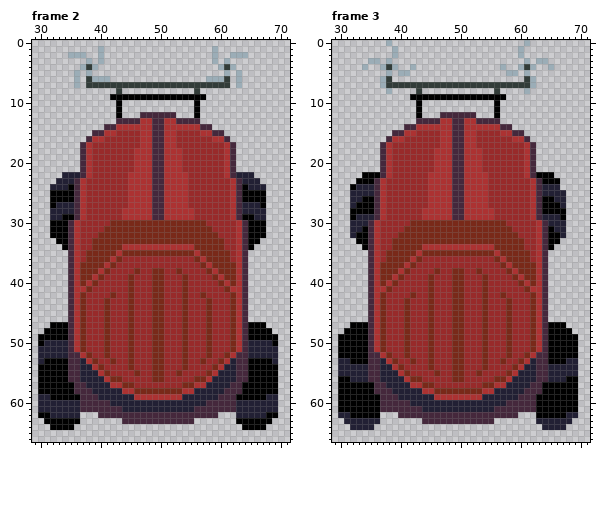
Animated GIF sprite: assets/wiki/tractor/move_up_harvesting.gif. The picture above was drawn from the file before the commit.
The file is 288x243 pixels, drawn in blocks of 3x3; one block is one cell here. Shown: frame 2: x 29..71, y 0..66; frame 3: x 29..71, y 0..66.
And afterwards:
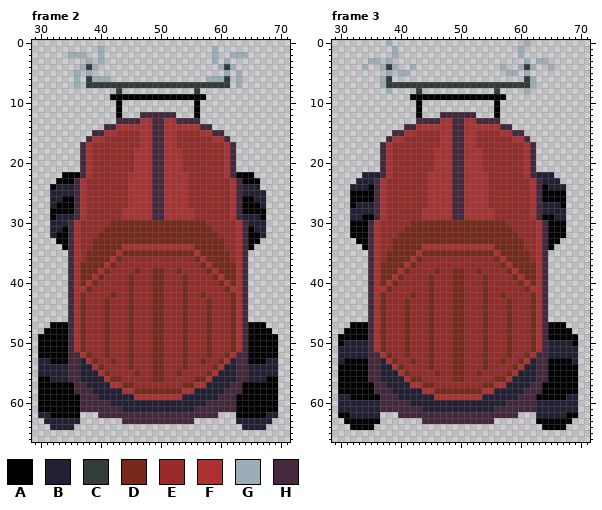
Palette (. is transparent): A #000000  B #222034  C #323c39  D #792919  E #982a2a  F #ac3232  G #9badb7  H #45283c
The exact change:
Changed rows in their new state; - is an unchanged pixel.
Frame 2:
first column x 32:
22 --AAA--------------------------AAA--
23 -AAA----------------------------AAA-
24 A--B----------------------------B--.
25 BBBB----------------------------BBBB
26 BB--------------------------------BB
27 BAAA----------------------------AAAB
28 AAAA----------------------------AAAA
29 A-BB----------------------------BB-A
30 BBB------------------------------BBB
31 BB--------------------------------BB
32 B----------------------------------B
first column x 30:
50 -AAAA------------------------------AAAA-
51 AAAAA------------------------------AAAAA
52 AAAAA------------------------------AAAAA
53 -B------------------------------------B-
54 BBBBB------------------------------BBBBB
55 BBBBB------------------------------BBBBB
56 --BBB------------------------------BBB--
59 AA------------------------------------AA
60 AAAAAAA--------------------------AAAAAAA
61 AAAAAAA--------------------------AAAAAAA
62 BBAAAAA--------------------------AAAAABB
63 -BBBBBB--------------------------BBBBBB-
64 --BBBB----------------------------BBBB--
Frame 3:
first column x 32:
22 --BBB--------------------------BBB--
23 -BBB----------------------------BBB-
24 B--A----------------------------A--B
25 AAAA----------------------------AAAA
26 AA--------------------------------AA
27 ABBB----------------------------BBBA
28 BBBB----------------------------BBBB
29 B-AA----------------------------AA-B
30 AAA------------------------------AAA
31 AA--------------------------------AA
32 A----------------------------------A
first column x 30:
50 -BBBB------------------------------BBBB-
51 BBBBB------------------------------BBBBB
52 BBBBB------------------------------BBBBB
53 -A------------------------------------A-
54 AAAAA------------------------------AAAAA
55 AAAAA------------------------------AAAAA
56 --AAA------------------------------AAA--
59 BB------------------------------------BB
60 BBBBBBB--------------------------BBBBBBB
61 BBBBBBB--------------------------BBBBBBB
62 AABBBBB--------------------------BBBBBAA
63 -AAAAAA--------------------------AAAAAA-
64 --AAAA----------------------------AAAA--
